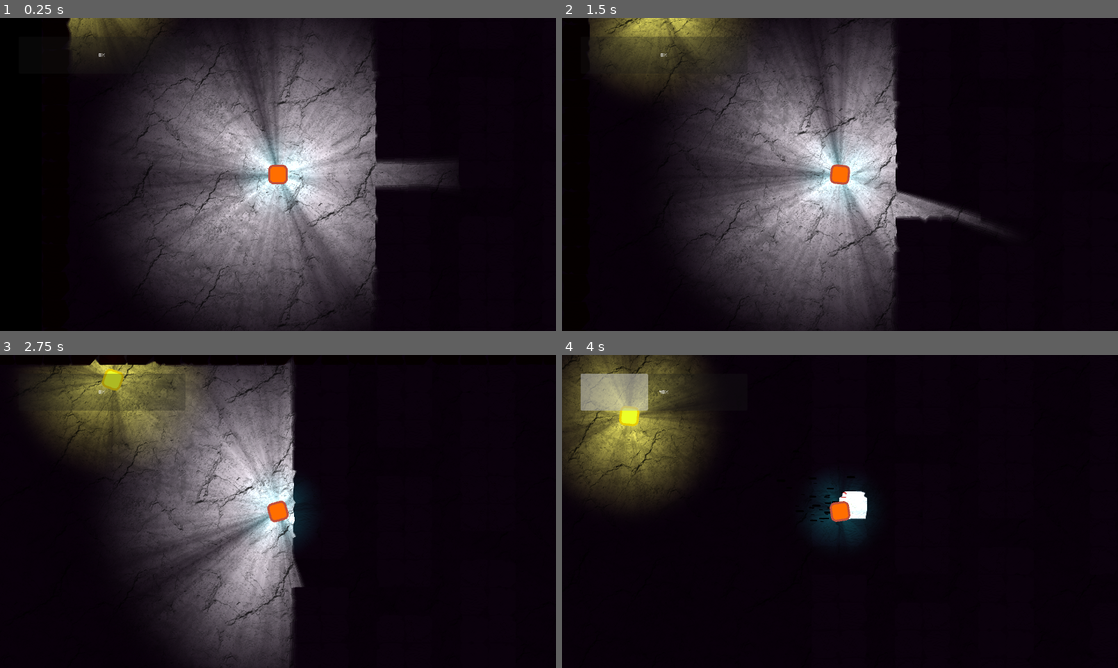
Above: before the commit, frames 1-4 (two rows, left to right).
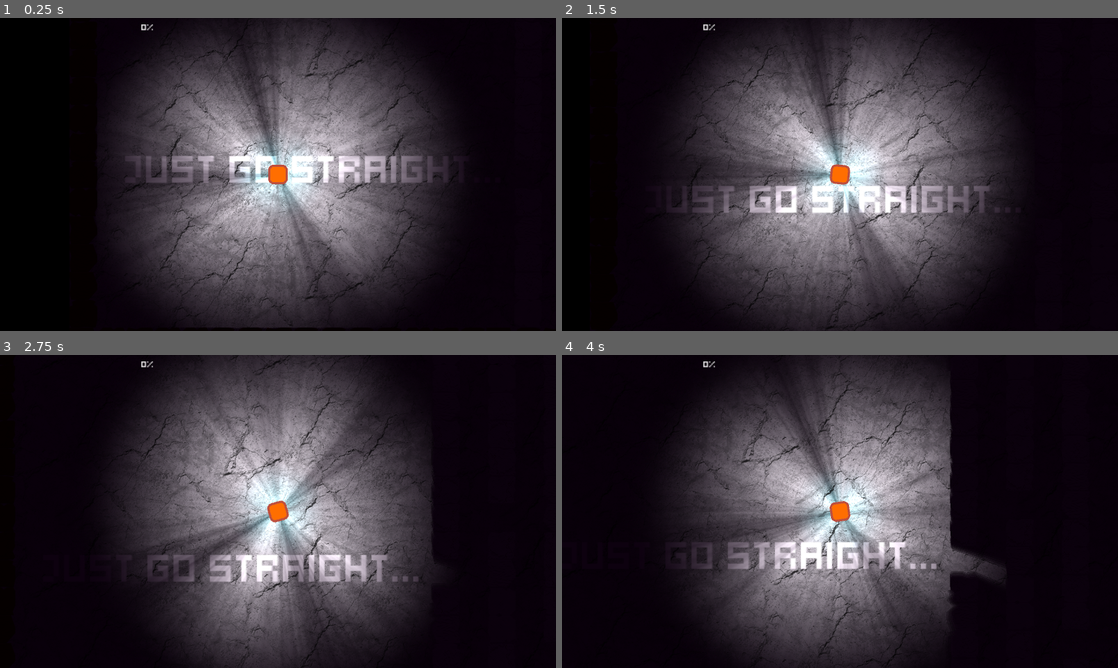
Above: after the commit, the same moments.

Repository: kurilluk/FITJam24
Game: Godot game, scene res://scenes/level01.tscn
Two runs of this game, one before a commit and one after it. Both use one fixed random seed, a clock stepped at 60 frames per second and the inputs below. Before the commit the project starts from res://scenes/gameAvS.tscn.
Inputs (mouse positions are in pixels of both pictures, inside the frame that each line leads up to):
- Up to frame 1 (0.25 s): no input
- Up to frame 2 (1.5 s): tap Enter at 0.5 s; move the mouse to (962, 158) at 0.52 s; press the mouse at (962, 158) at 0.53 s; hold Right (ui_right) 0.53-1.28 s; move the mouse to (728, 190) at 1.27 s; release the mouse at (728, 190) at 1.28 s; hold Down (ui_down) from 1.28 s (still down); right-click (728, 190) at 1.35 s
- Up to frame 3 (2.75 s): move the mouse to (333, 442) at 2.02 s; release Down (ui_down) at 2.03 s; press the mouse at (333, 442) at 2.03 s; hold Right (ui_right) from 2.03 s (still down)
- Up to frame 4 (4 s): move the mouse to (812, 574) at 2.77 s; release Right (ui_right) at 2.78 s; release the mouse at (812, 574) at 2.78 s; hold Up (ui_up) 2.78-3.53 s; right-click (812, 574) at 2.85 s; click (812, 574) at 2.92 s; move the mouse to (1006, 558) at 3.52 s; press the mouse at (1006, 558) at 3.53 s; hold Left (ui_left) from 3.53 s (still down)

The runs differ from the first frame. In frame 1, 15% of the frame differs, in the area x 11-83%, y 0-100%; in frame 2, 24%; in frame 3, 32%; in frame 4, 50%, in the area x 0-79%, y 0-100%.

Commit message:
frearBar bitmap

Diff:
--- a/project.godot
+++ b/project.godot
@@ -11,7 +11,7 @@
 [application]
 
 config/name="FITJam24_NotAlone"
-run/main_scene="res://scenes/gameAvS.tscn"
+run/main_scene="res://scenes/level01.tscn"
 config/features=PackedStringArray("4.2", "GL Compatibility")
 config/icon="res://icon.svg"
 
--- a/scenes/level01.tscn
+++ b/scenes/level01.tscn
@@ -1,13 +1,20 @@
-[gd_scene load_steps=10 format=3 uid="uid://biogjax4fxdhd"]
+[gd_scene load_steps=13 format=3 uid="uid://biogjax4fxdhd"]
 
 [ext_resource type="Theme" uid="uid://dhwpta7qgho67" path="res://UI/UI_theme.tres" id="1_rbyeo"]
 [ext_resource type="TileSet" uid="uid://drcy18v0gpc0d" path="res://tileset/Rocks.tres" id="2_275g0"]
+[ext_resource type="Texture2D" uid="uid://xxevbr8qqnmg" path="res://images/bar_cut_bitmap.png" id="2_f56y4"]
 [ext_resource type="Script" path="res://scripts/astarUniversal.gd" id="3_preer"]
 [ext_resource type="Texture2D" uid="uid://8ohvsc1ifcrc" path="res://images/cracked-rock-1024x1024-assets/rock.png" id="4_fy0y7"]
 [ext_resource type="Script" path="res://scripts/Tramps.gd" id="10_prte6"]
 [ext_resource type="PackedScene" uid="uid://btqmn3pt72x8f" path="res://scenes/player.tscn" id="12_te7ba"]
 [ext_resource type="Script" path="res://scripts/StressMeter.gd" id="13_qp8cs"]
 [ext_resource type="AudioStream" uid="uid://dun8vvei2xm7h" path="res://sounds/ambience/ambience_fear_01.mp3" id="14_8saj4"]
+
+[sub_resource type="StyleBoxEmpty" id="StyleBoxEmpty_y7p5t"]
+
+[sub_resource type="StyleBoxTexture" id="StyleBoxTexture_h2xea"]
+texture = ExtResource("2_f56y4")
+axis_stretch_horizontal = 1
 
 [sub_resource type="Environment" id="Environment_ot2c4"]
 glow_intensity = 3.33
@@ -29,6 +36,13 @@
 grow_horizontal = 2
 grow_vertical = 2
 
+[node name="TextureRect" type="TextureRect" parent="GUI/Control"]
+layout_mode = 0
+offset_left = -104.0
+offset_top = -52.0
+offset_right = 40.0
+offset_bottom = 40.0
+
 [node name="CenterContainer" type="CenterContainer" parent="GUI/Control"]
 layout_mode = 0
 offset_left = -960.0
@@ -37,16 +51,22 @@
 offset_bottom = -500.0
 
 [node name="todo_texture_bar" type="TextureProgressBar" parent="GUI"]
-offset_right = 384.0
-offset_bottom = 40.0
+offset_left = 128.0
+offset_top = 96.0
+offset_right = 512.0
+offset_bottom = 136.0
 
 [node name="FearBar" type="ProgressBar" parent="GUI"]
-offset_left = 64.0
-offset_top = 64.0
-offset_right = 640.0
-offset_bottom = 192.0
+layout_direction = 2
+offset_left = 10.0
+offset_top = 10.0
+offset_right = 1010.0
+offset_bottom = 50.0
 theme = ExtResource("1_rbyeo")
-value = 50.0
+theme_override_font_sizes/font_size = 32
+theme_override_styles/background = SubResource("StyleBoxEmpty_y7p5t")
+theme_override_styles/fill = SubResource("StyleBoxTexture_h2xea")
+value = 100.0
 
 [node name="Level" type="TileMap" parent="."]
 z_index = 2
Binary file added: images/bar_bitmap.png
Not shown, added: images/bar_bitmap.png.import
Binary file added: images/bar_cut_bitmap.png
Not shown, added: images/bar_cut_bitmap.png.import
Binary file added: images/fear.png
Not shown, added: images/fear.png.import
Binary file added: images/logo_01.png
Not shown, added: images/logo_01.png.import
